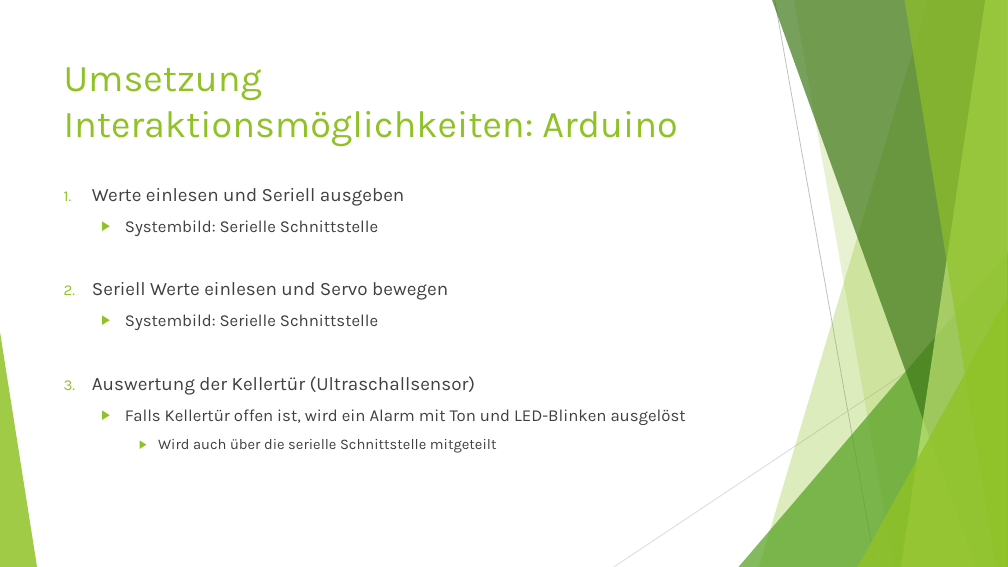
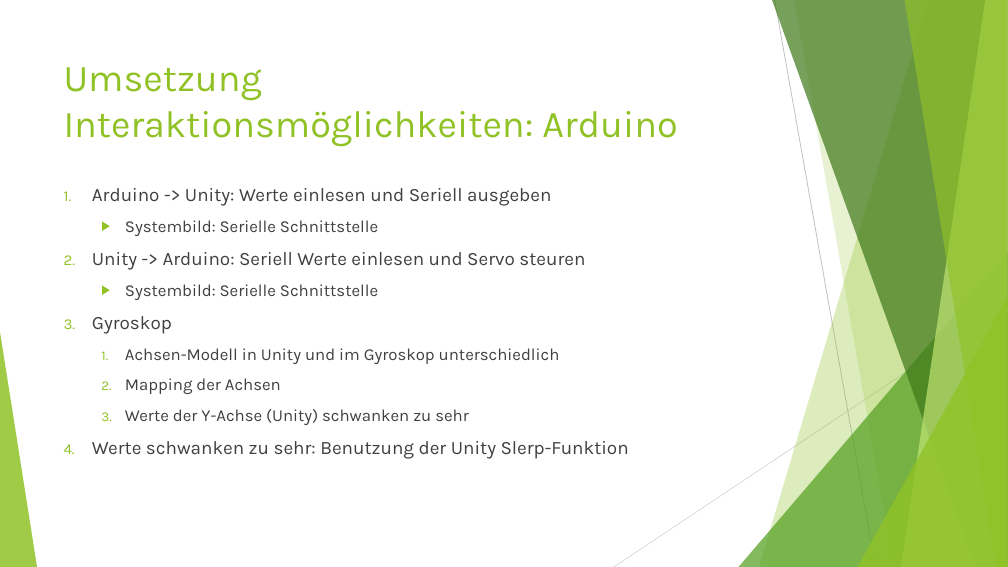
Before and after one commit to NotoriousRonin/EMM-Project, a slide deck: slide 11 of Praesi.pptx. Drawn at 1008x567 pixels with LibreOffice and Linux fonts; fonts in the diff are those of the drawing. Boxes give left, top, right and bottom in pixels: in the first picture for what was removed or moved away, otherwise in the second. Text is boxed around its words. In the diff, an @@ line names an element or a change of style, - is before the commit and + after.

```diff
--- a/Praesi.pptx
+++ b/Praesi.pptx
@@ text at (x1=92, y1=188, x2=551, y2=206): text changed @@
-1. Werte einlesen und Seriell ausgeben
+1. Arduino -> Unity: Werte einlesen und Seriell ausgeben
@@ text at (x1=92, y1=252, x2=585, y2=270): text changed @@
-2. Seriell Werte einlesen und Servo bewegen
+2. Unity -> Arduino: Seriell Werte einlesen und Servo steuren
@@ text at (x1=92, y1=316, x2=629, y2=459): text changed @@
-3. Auswertung der Kellertür (Ultraschallsensor)
-  ▶ Falls Kellertür offen ist, wird ein Alarm mit Ton und LED-Blinken ausgelöst
-    ▶ Wird auch über die serielle Schnittstelle mitgeteilt
+3. Gyroskop
+  1. Achsen-Modell in Unity und im Gyroskop unterschiedlich
+  2. Mapping der Achsen
+  3. Werte der Y-Achse (Unity) schwanken zu sehr
+4. Werte schwanken zu sehr: Benutzung der Unity Slerp-Funktion
```
Also in this commit, not shown: 1 slide added, 2 slides removed.
